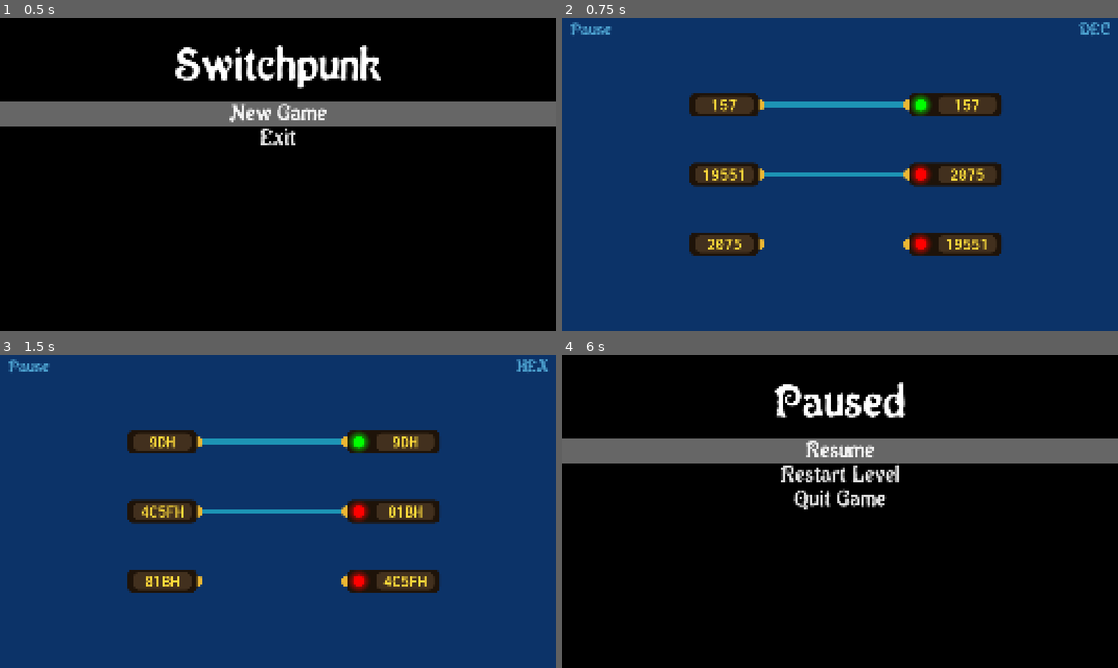
Above: before the commit, frames 1-4 (two rows, left to right).
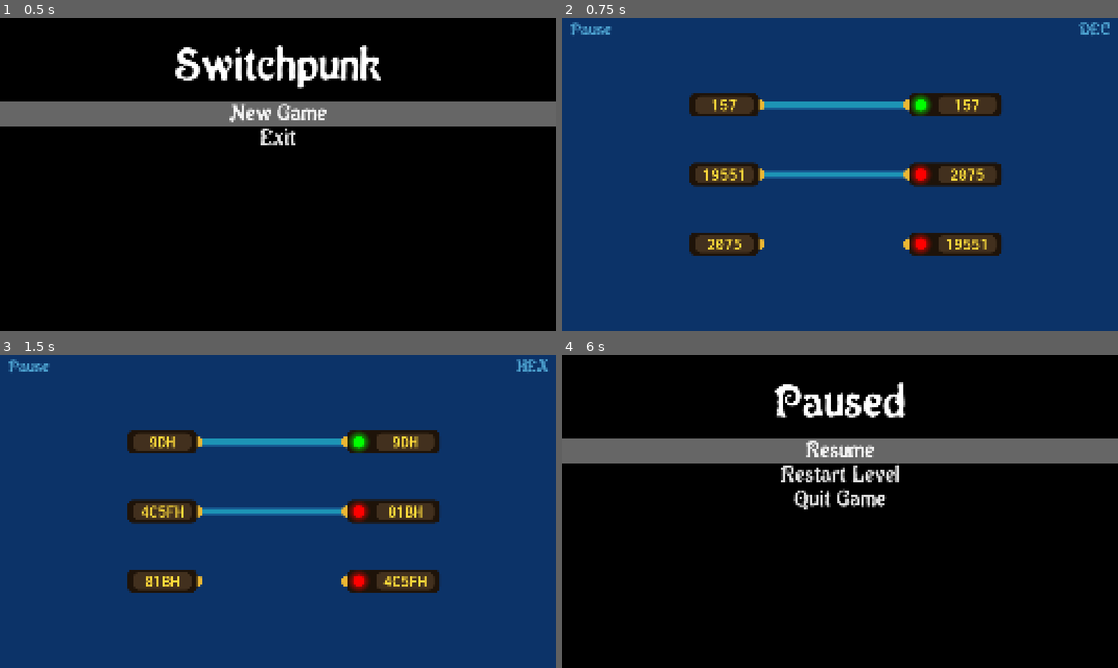
Above: after the commit, the same moments.

Repository: elemel/switchpunk
Game: Godot game, scene res://scenes/main.tscn
Same seed, same stepped clock (60 frames per second), same inputs: the game is played once before the commit and once after it.
Inputs:
- Up to frame 1 (0.5 s): no input
- Up to frame 2 (0.75 s): click "New Game" at 0.5 s
- Up to frame 3 (1.5 s): click "DEC" at 1.25 s
- Up to frame 4 (6 s): click "HEX" at 2 s; click "DEC" at 2.75 s; click "HEX" at 3.5 s; click "DEC" at 4.25 s; click "HEX" at 5 s; click "Pause" at 5.75 s

Frame 1 is identical in both runs. In frame 2, 0.5% of the frame differs, in the area x 36-62%, y 28-52%; in frame 3, 0.5%; in frame 4, nothing differs.

Commit message:
Add outline to wire

Diff:
--- a/game/scenes/wire.tscn
+++ b/game/scenes/wire.tscn
@@ -2,10 +2,14 @@
 
 [ext_resource type="Script" uid="uid://cawfsagwhqsgp" path="res://scripts/wire.gd" id="1_oh5q0"]
 
-[node name="Wire" type="Node2D" unique_id=859978273 node_paths=PackedStringArray("line")]
+[node name="Wire" type="Node2D" unique_id=859978273 node_paths=PackedStringArray("lines")]
 script = ExtResource("1_oh5q0")
-line = NodePath("Line2D")
+lines = [NodePath("Line2D"), NodePath("Line2D2")]
 
 [node name="Line2D" type="Line2D" parent="." unique_id=2134926720]
+width = 37.5
+default_color = Color(0.09120002, 0.35454008, 0.57, 1)
+
+[node name="Line2D2" type="Line2D" parent="." unique_id=1914030595]
 width = 25.0
 default_color = Color(0.113600016, 0.58077997, 0.71, 1)
--- a/game/scripts/wire.gd
+++ b/game/scripts/wire.gd
@@ -26,7 +26,7 @@
 				end_port.wire = self
 				end_port.value = get_value()
 
-@export var line: Line2D
+@export var lines: Array[Line2D]
 @export_range(0.0, 1.0, 0.01) var curviness := 0.5
 
 var curve := Curve2D.new()
@@ -58,11 +58,10 @@
 
 
 func update_line() -> void:
-	if line == null:
-		return
+	if start_port == null || end_port == null:
+		for line in lines:
+			line.clear_points()
 
-	if start_port == null || end_port == null || line == null:
-		line.clear_points()
 		return
 
 	var distance := start_port.global_position.distance_to(end_port.global_position)
@@ -82,4 +81,7 @@
 		Vector2.ZERO,
 	)
 
-	line.points = curve.get_baked_points()
+	var points := curve.get_baked_points()
+
+	for line in lines:
+		line.points = points
